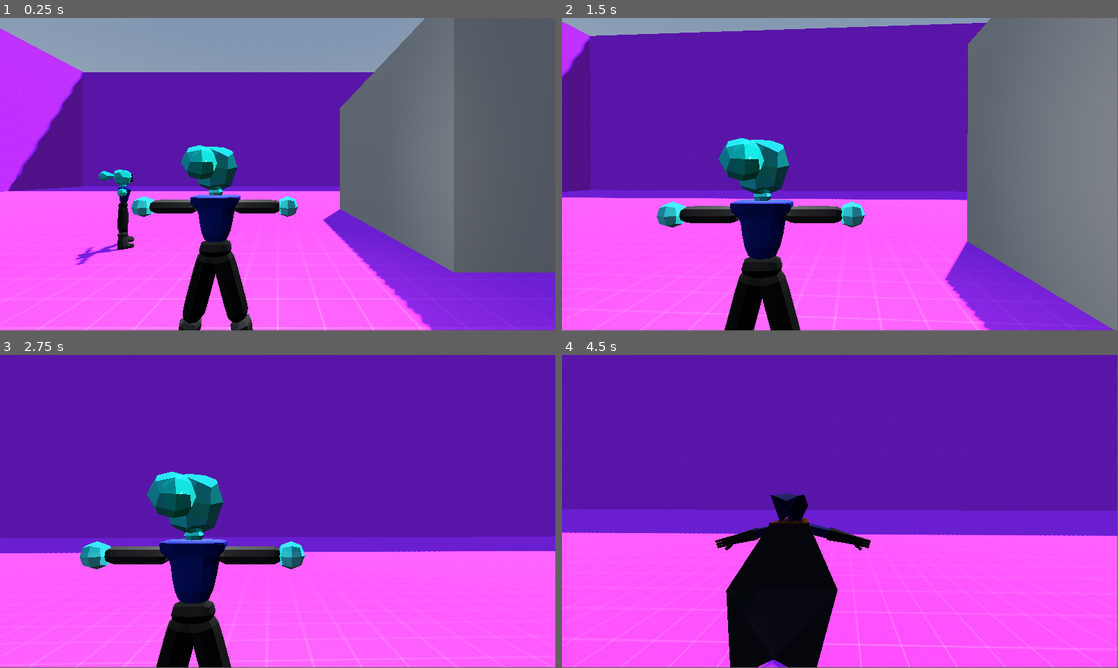
Above: before the commit, frames 1-4 (two rows, left to right).
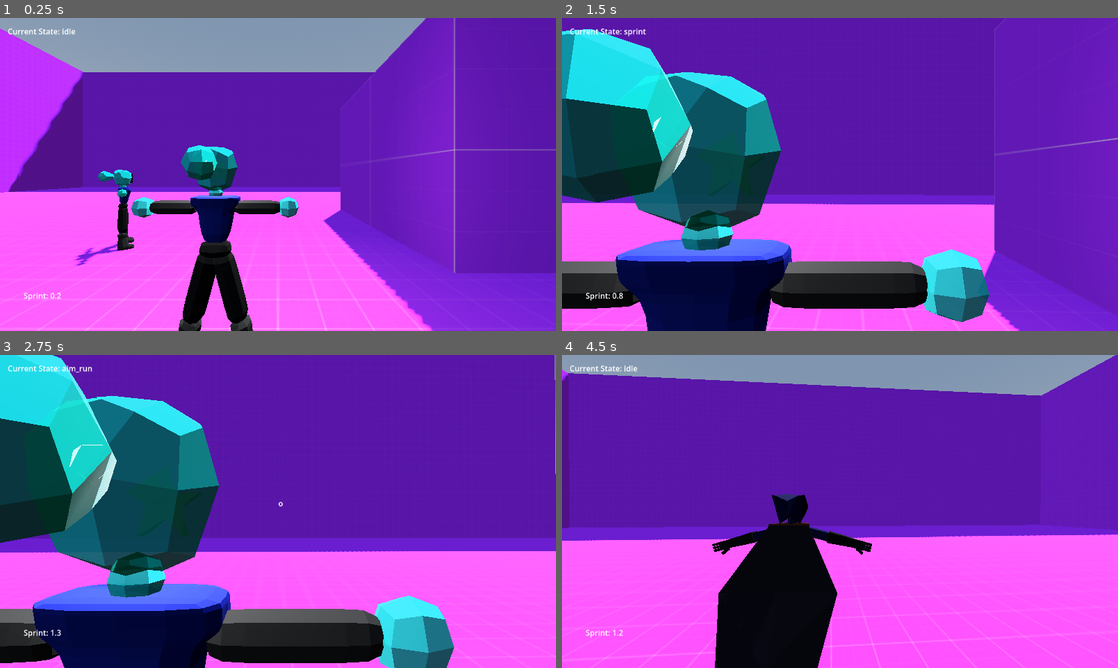
Above: after the commit, the same moments.

Repository: Epic12Terrarian/thirdPersonGame
Game: Godot game, scene res://levels/testLobby.tscn
Two runs of this game, one before a commit and one after it. Both use one fixed random seed, a clock stepped at 60 frames per second and the inputs below.
Inputs (mouse positions are in pixels of both pictures, inside the frame that each line leads up to):
- Up to frame 1 (0.25 s): no input
- Up to frame 2 (1.5 s): tap Enter (ui_accept) at 0.5, 0.77 s; move the mouse to (867, 171) at 0.52 s; hold Right mouse button (aim) 0.53-1.28 s; hold W (up) from 0.53 s (still down); tap Shift (sprint) at 0.8, 1.35 s; move the mouse to (812, 174) at 1.27 s
- Up to frame 3 (2.75 s): keep holding W (up); tap Enter (ui_accept) at 1.52 s; right-click (250, 511) at 1.55 s; move the mouse to (289, 505) at 2.02 s; hold Right mouse button (aim) from 2.03 s (still down); tap Shift (sprint) at 2.3 s
- Up to frame 4 (4.5 s): move the mouse to (834, 514) at 2.77 s; release Right mouse button (aim) at 2.78 s; tap Tab (model_swap) at 2.85 s; tap Enter (ui_accept) at 3.02, 3.77 s; right-click (834, 514) at 3.05 s; move the mouse to (878, 514) at 3.52 s; hold Shift (sprint) 3.53-4.25 s; tap Escape (ui_cancel) at 4.15 s; release W (up) at 4.25 s; click (828, 577) at 4.25 s, where only the run after the commit has a clickable "RESUME"
In our replay, the window is 799x449 before the commit and 800x450 after it. These sizes can differ from the game's own. Grey fills any space a smaller window leaves; there, only what the larger window draws over its background counts as a difference.

The runs differ from the first frame. In frame 1, 29% of the frame differs, in the area x 0-100%, y 0-100%; in frame 2, 63%; in frame 3, 39%; in frame 4, 18%.

Commit message:
pause menu is real also with options for toggling sprint and aiming

Diff:
--- a/box.tscn
+++ b/box.tscn
@@ -1,4 +1,6 @@
 [gd_scene format=3 uid="uid://bde5r61ghq5gf"]
+
+[ext_resource type="Material" uid="uid://deyjayd7v4trd" path="res://assets/kenney_prototype-textures/protoPurple.tres" id="1_g2tbl"]
 
 [sub_resource type="BoxShape3D" id="BoxShape3D_3xd07"]
 
@@ -12,4 +14,5 @@
 shape = SubResource("BoxShape3D_3xd07")
 
 [node name="MeshInstance3D" type="MeshInstance3D" parent="StaticBody3D/CollisionShape3D" unique_id=117095681]
+material_overlay = ExtResource("1_g2tbl")
 mesh = SubResource("BoxMesh_jq8tk")
--- a/player/camera.gd
+++ b/player/camera.gd
@@ -46,11 +46,11 @@
 
 
 func _input(event: InputEvent) -> void:
-	if event.is_action_pressed("ui_cancel"):
-		if Input.get_mouse_mode() == Input.MOUSE_MODE_CAPTURED:
-			Input.set_mouse_mode(Input.MOUSE_MODE_VISIBLE)
-		else:
-			Input.set_mouse_mode(Input.MOUSE_MODE_CAPTURED)
+	#if event.is_action_pressed("ui_cancel"):
+	#	if Input.get_mouse_mode() == Input.MOUSE_MODE_CAPTURED:
+	#		Input.set_mouse_mode(Input.MOUSE_MODE_VISIBLE)
+	#	else:
+	#		Input.set_mouse_mode(Input.MOUSE_MODE_CAPTURED)
 
 	if event is InputEventMouseMotion:
 		var mouse_event: Vector2 = event.screen_relative * mouse_sensitivity
@@ -59,17 +59,17 @@
 	if event.is_action_pressed("swap_camera_alignment"):
 		swap_camera_alignment()
 
-	if event.is_action_pressed("sprint"):
-		enter_sprint()
+	#if event.is_action_pressed("sprint"):
+	#	enter_sprint()
 
-	if event.is_action_released("sprint"):
-		exit_sprint()
+	#if event.is_action_released("sprint"):
+	#	exit_sprint()
 
-	if event.is_action_pressed("aim"):
-		enter_aim()
+	#if event.is_action_pressed("aim"):
+	#	enter_aim()
 
-	if event.is_action_released("aim"):
-		exit_aim()
+	#if event.is_action_released("aim"):
+	#	exit_aim()
 
 	if event.is_action_pressed("model_swap"):
 		match player:
--- /dev/null
+++ b/player/motionVarAccess.gd
@@ -0,0 +1,14 @@
+extends Motion
+
+@onready var sprint_tag = $"../SprintLabel"
+@onready var current_state = $"../current_state"
+
+# Called when the node enters the scene tree for the first time.
+func _ready() -> void:
+	pass # Replace with function body.
+
+
+# Called every frame. 'delta' is the elapsed time since the previous frame.
+func _process(_delta: float) -> void:
+	sprint_tag.text = "Sprint: " + str(stamina).pad_decimals(1)
+	current_state.text = "Current State: " + last_state
--- /dev/null
+++ b/player/movement_stats.gd
@@ -0,0 +1,5 @@
+extends Resource
+class_name MovementStats
+
+@export var max_stamina: float = 3.5
+@export var minimum_stamina_to_sprint: float = 0.5
--- /dev/null
+++ b/player/pause_menu.gd
@@ -0,0 +1,51 @@
+extends Node2D
+
+@onready var the_pause_menu = $"."
+@onready var button_resume = $resume_Button
+@onready var motion_vars = $"../motionVarAccess"
+@onready var toggle_sprint_button = $toggle_sprint
+@onready var toggle_aim_button = $toggle_aim
+@onready var quit_button = $quit
+var firstTimePressed = true
+
+func _input(event: InputEvent) -> void:
+	if event.is_action_pressed("ui_cancel"):
+		if firstTimePressed:
+			pause()
+			firstTimePressed = false
+		else:
+			firstTimePressed = true
+			unpause()
+
+func pause() -> void:
+	Input.set_mouse_mode(Input.MOUSE_MODE_VISIBLE)
+	get_tree().paused = true
+	toggle_sprint_button.text = "TOGGLE_SPRINT: " + str(motion_vars.toggle_sprint)
+	toggle_aim_button.text = "TOGGLE_AIM: " + str(motion_vars.toggle_aim)
+	the_pause_menu.visible = true
+
+func unpause() -> void:
+	get_tree().paused = false
+	the_pause_menu.visible = false
+	Input.set_mouse_mode(Input.MOUSE_MODE_CAPTURED)
+
+func toggle_sprint() -> void:
+	toggle_sprint_button.text = "TOGGLE_SPRINT: " + str(motion_vars.toggle_sprint)
+	match motion_vars.toggle_sprint:
+		true:
+			motion_vars.toggle_sprint = false
+		false:
+			motion_vars.toggle_sprint = true
+	toggle_sprint_button.text = "TOGGLE_SPRINT: " + str(motion_vars.toggle_sprint)
+
+func toggle_aim() -> void:
+	toggle_aim_button.text = "TOGGLE_AIM: " + str(motion_vars.toggle_aim)
+	match motion_vars.toggle_aim:
+		true:
+			motion_vars.toggle_aim = false
+		false:
+			motion_vars.toggle_aim = true
+	toggle_aim_button.text = "TOGGLE_AIM: " + str(motion_vars.toggle_aim)
+
+func quit() -> void:
+	get_tree().quit()
--- a/player/player.gd
+++ b/player/player.gd
@@ -1,7 +1,7 @@
 extends CharacterBody3D
 
 
-const SPEED = 3.5
+const SPEED = 3
 const JUMP_VELOCITY = 4.5
 const GRAV_MULTIPLIER = 3.5
 
@@ -9,6 +9,7 @@
 	velocity = vel
 
 func _physics_process(_delta: float) -> void:
+
 	## Add the gravity.
 	#if not is_on_floor():
 	#	velocity += get_gravity() * GRAV_MULTIPLIER * delta
--- a/player/player.tscn
+++ b/player/player.tscn
@@ -8,8 +8,11 @@
 [ext_resource type="Script" uid="uid://ywvplr0fibio" path="res://player/state_machine/player_state_machine/states/idle.gd" id="6_g6k8r"]
 [ext_resource type="Script" uid="uid://hi36a08begh5" path="res://player/state_machine/player_state_machine/states/run.gd" id="7_hg6s5"]
 [ext_resource type="Script" uid="uid://bal7e3035864m" path="res://player/state_machine/player_state_machine/states/sprint.gd" id="8_8t03j"]
-[ext_resource type="Script" uid="uid://bespj2lbw1mr4" path="res://player/state_machine/player_state_machine/states/aim.gd" id="9_2ieo8"]
+[ext_resource type="Script" uid="uid://bespj2lbw1mr4" path="res://player/state_machine/player_state_machine/states/aim_idle.gd" id="9_2ieo8"]
 [ext_resource type="Script" uid="uid://dv6e8ibenetgp" path="res://player/state_machine/player_state_machine/states/airborne.gd" id="10_8t03j"]
+[ext_resource type="Script" uid="uid://0lwnmkhh5l74" path="res://player/motionVarAccess.gd" id="11_2ieo8"]
+[ext_resource type="Script" uid="uid://dj048jqg6h2y" path="res://player/state_machine/player_state_machine/states/aim_run.gd" id="11_ebec5"]
+[ext_resource type="Script" uid="uid://u1ypljip4y46" path="res://player/pause_menu.gd" id="14_kb6p2"]
 
 [sub_resource type="CapsuleShape3D" id="CapsuleShape3D_oyhfb"]
 radius = 0.4
@@ -69,19 +72,95 @@
 
 [node name="StateMachines" type="Node" parent="." unique_id=879889618 node_paths=PackedStringArray("start_state")]
 script = ExtResource("5_qjkh3")
-start_state = NodePath("Idle")
+start_state = NodePath("idle")
 
-[node name="Idle" type="Node" parent="StateMachines" unique_id=645707080]
+[node name="idle" type="Node" parent="StateMachines" unique_id=645707080]
 script = ExtResource("6_g6k8r")
 
-[node name="Run" type="Node" parent="StateMachines" unique_id=57361447]
+[node name="run" type="Node" parent="StateMachines" unique_id=57361447]
 script = ExtResource("7_hg6s5")
 
-[node name="Sprint" type="Node" parent="StateMachines" unique_id=1723301032]
+[node name="sprint" type="Node" parent="StateMachines" unique_id=1723301032]
 script = ExtResource("8_8t03j")
 
-[node name="Aim" type="Node" parent="StateMachines" unique_id=1780353978]
+[node name="aim_idle" type="Node" parent="StateMachines" unique_id=1780353978]
 script = ExtResource("9_2ieo8")
 
-[node name="Airborne" type="Node" parent="StateMachines" unique_id=1564850581]
+[node name="airborne" type="Node" parent="StateMachines" unique_id=1564850581]
 script = ExtResource("10_8t03j")
+
+[node name="aim_run" type="Node" parent="StateMachines" unique_id=1618391347]
+script = ExtResource("11_ebec5")
+
+[node name="UI" type="Node2D" parent="." unique_id=2017253553]
+
+[node name="current_state" type="Label" parent="UI" unique_id=545871780]
+offset_left = 16.0
+offset_top = 16.0
+offset_right = 129.0
+offset_bottom = 39.0
+text = "Current State: "
+
+[node name="SprintLabel" type="Label" parent="UI" unique_id=512585072]
+offset_left = 49.0
+offset_top = 563.0
+offset_right = 164.0
+offset_bottom = 596.0
+text = "Sprint: 0"
+
+[node name="motionVarAccess" type="Node" parent="UI" unique_id=2056448968]
+script = ExtResource("11_2ieo8")
+
+[node name="crosshairTemp" type="Label" parent="UI" unique_id=745103718]
+visible = false
+offset_left = 576.0
+offset_top = 296.0
+offset_right = 616.0
+offset_bottom = 319.0
+text = "o"
+
+[node name="pause_menu" type="Node2D" parent="UI" unique_id=101706651]
+process_mode = 3
+visible = false
+script = ExtResource("14_kb6p2")
+
+[node name="resume_Button" type="Button" parent="UI/pause_menu" unique_id=999367569]
+anchors_preset = 7
+anchor_left = 0.5
+anchor_top = 1.0
+anchor_right = 0.5
+anchor_bottom = 1.0
+offset_left = 520.0
+offset_top = 448.0
+offset_right = 592.0
+offset_bottom = 479.0
+grow_horizontal = 2
+grow_vertical = 0
+text = "RESUME"
+
+[node name="quit" type="Button" parent="UI/pause_menu" unique_id=1171859550]
+offset_left = 520.0
+offset_top = 384.0
+offset_right = 567.0
+offset_bottom = 415.0
+text = "QUIT"
+
+[node name="toggle_sprint" type="Button" parent="UI/pause_menu" unique_id=1050862454]
+offset_left = 448.0
+offset_top = 128.0
+offset_right = 586.0
+offset_bottom = 159.0
+text = "TOGGLE_SPRINT:
+"
+
+[node name="toggle_aim" type="Button" parent="UI/pause_menu" unique_id=226890882]
+offset_left = 448.0
+offset_top = 64.0
+offset_right = 565.0
+offset_bottom = 95.0
+text = "TOGGLE_AIM: "
+
+[connection signal="pressed" from="UI/pause_menu/resume_Button" to="UI/pause_menu" method="unpause"]
+[connection signal="pressed" from="UI/pause_menu/quit" to="UI/pause_menu" method="quit"]
+[connection signal="pressed" from="UI/pause_menu/toggle_sprint" to="UI/pause_menu" method="toggle_sprint"]
+[connection signal="pressed" from="UI/pause_menu/toggle_aim" to="UI/pause_menu" method="toggle_aim"]
--- a/player/state_machine/player_state_machine/states/aim.gd
+++ /dev/null
@@ -1 +0,0 @@
-extends Motion
--- /dev/null
+++ b/player/state_machine/player_state_machine/states/aim_idle.gd
@@ -0,0 +1,46 @@
+extends Motion
+
+@onready var crosshair = $"../../UI/crosshairTemp"
+
+func _enter() -> void:
+	print(name)
+	last_state = name
+	velocity.y = 0
+	camera.enter_aim()
+	crosshair.visible = true
+
+func _state_input(_event: InputEvent) -> void:
+	if _event.is_action_released("aim"): #toggle aim false
+		if !toggle_aim:
+			if direction == Vector3.ZERO:
+				finished.emit("idle")
+				camera.exit_aim()
+				crosshair.visible = false
+			if direction != Vector3.ZERO:
+				finished.emit("run")
+				camera.exit_aim()
+				crosshair.visible = false
+	if _event.is_action_pressed("aim"): #toggle aim true
+		if toggle_aim:
+			if direction == Vector3.ZERO:
+				finished.emit("idle")
+				camera.exit_aim()
+				crosshair.visible = false
+			if direction != Vector3.ZERO:
+				finished.emit("run")
+				camera.exit_aim()
+				crosshair.visible = false
+
+func _update(_delta: float) -> void:
+	set_direction()
+	calculate_velocity(AIM_SPEED, direction, _delta)
+
+	if stamina <= MAX_STAMINA:
+		stamina += _delta / IDLE_STAMINA_REGEN_MODIFIER
+
+	if !is_on_floor():
+		finished.emit("airborne")
+		camera.exit_aim()
+		crosshair.visible = false
+	if direction != Vector3.ZERO:
+		finished.emit("aim_run")
--- /dev/null
+++ b/player/state_machine/player_state_machine/states/aim_run.gd
@@ -0,0 +1,46 @@
+extends Motion
+
+@onready var crosshair = $"../../UI/crosshairTemp"
+
+func _enter() -> void:
+	print(name)
+	last_state = name
+	velocity.y = 0
+	camera.enter_aim()
+	crosshair.visible = true
+
+func _state_input(_event: InputEvent) -> void:
+	if _event.is_action_released("aim"): #toggle aim false
+		if !toggle_aim:
+			if direction == Vector3.ZERO:
+				finished.emit("idle")
+				camera.exit_aim()
+				crosshair.visible = false
+			if direction != Vector3.ZERO:
+				finished.emit("run")
+				camera.exit_aim()
+				crosshair.visible = false
+	if _event.is_action_pressed("aim"): #toggle aim true
+		if toggle_aim:
+			if direction == Vector3.ZERO:
+				finished.emit("idle")
+				camera.exit_aim()
+				crosshair.visible = false
+			if direction != Vector3.ZERO:
+				finished.emit("run")
+				camera.exit_aim()
+				crosshair.visible = false
+
+func _update(_delta: float) -> void:
+	set_direction()
+	calculate_velocity(AIM_SPEED, direction, _delta)
+
+	if stamina <= MAX_STAMINA:
+		stamina += _delta / RUN_STAMINA_REGEN_MODIFIER
+
+	if !is_on_floor():
+		finished.emit("airborne")
+		camera.exit_aim()
+		crosshair.visible = false
+	if direction == Vector3.ZERO:
+		finished.emit("aim_idle")
--- a/player/state_machine/player_state_machine/states/airborne.gd
+++ b/player/state_machine/player_state_machine/states/airborne.gd
@@ -2,10 +2,12 @@
 
 func _enter() -> void:
 	print(name)
+	last_state = name
+
 
 func _update(_delta: float) -> void:
 	calculate_velocity(SPEED,direction,_delta)
 	calculate_gravity(_delta)
 
-	if direction == Vector3.ZERO:
+	if is_on_floor():
 		finished.emit("idle")
--- a/player/state_machine/player_state_machine/states/idle.gd
+++ b/player/state_machine/player_state_machine/states/idle.gd
@@ -2,10 +2,21 @@
 
 func _enter() -> void:
 	print(name)
+	last_state = name
+	velocity.y = 0
+
+func _state_input(_event: InputEvent) -> void:
+	if _event.is_action_pressed("aim"):
+		finished.emit("aim_idle")
 
 func _update(_delta: float) -> void:
 	set_direction()
 	calculate_velocity(SPEED, direction, _delta)
 
+	if stamina <= MAX_STAMINA:
+		stamina += _delta / IDLE_STAMINA_REGEN_MODIFIER
+
+	if !is_on_floor():
+		finished.emit("airborne")
 	if direction != Vector3.ZERO:
-		finished.emit("Run")
+		finished.emit("run")
--- a/player/state_machine/player_state_machine/states/motion.gd
+++ b/player/state_machine/player_state_machine/states/motion.gd
@@ -1,16 +1,36 @@
 extends State
 class_name Motion
 
+@onready var camera = $"../../camera"
+
 signal velocity_updated(vel: Vector3)
+signal paused(vel: bool)
 
 const SPEED: float = 3.5
-const JUMP_VELOCITY: float = 4.5
-const GRAVITY: float = -9.8
+const SPRINT_SPEED: float = 3.0
+const AIM_SPEED: float = 2.0
+const GRAVITY: float = -15
 const ACCELERATION: float = 1000
+const MAX_STAMINA: float = 5
+const IDLE_STAMINA_REGEN_MODIFIER = 1
+const RUN_STAMINA_REGEN_MODIFIER = 2
+
+static var toggle_sprint : bool = true
+static var toggle_aim : bool = false
+static var last_state : String = "hi"
+static var last_velocity : Vector3 = Vector3.ZERO
+static var last_direction : Vector3 = Vector3.ZERO
 
 static var input_direction : Vector2 = Vector2.ZERO
 static var direction : Vector3 = Vector3.ZERO
 static var velocity : Vector3 = Vector3.ZERO
+static var stamina : float = 0
+
+func pause() -> void:
+	paused.emit(true)
+
+func unpause() -> void:
+	paused.emit(false)
 
 func _ready() -> void:
 	velocity_updated.connect(owner.set_velocity_from_motion)
@@ -27,3 +47,6 @@
 func calculate_gravity(delta: float) -> void:
 	if not owner.is_on_floor():
 		velocity.y += GRAVITY * delta
+
+func is_on_floor() -> bool:
+	return owner.is_on_floor()
--- a/player/state_machine/player_state_machine/states/run.gd
+++ b/player/state_machine/player_state_machine/states/run.gd
@@ -2,10 +2,23 @@
 
 func _enter() -> void:
 	print(name)
+	last_state = name
+	velocity.y = 0
+
+func _state_input(_event: InputEvent) -> void:
+	if _event.is_action_pressed("sprint") and stamina > 0.5:
+		finished.emit("sprint")
+	if _event.is_action_pressed("aim"):
+		finished.emit("aim_run")
 
 func _update(_delta: float) -> void:
 	set_direction()
 	calculate_velocity(SPEED, direction, _delta)
 
+	if stamina <= MAX_STAMINA:
+		stamina += _delta / RUN_STAMINA_REGEN_MODIFIER
+
+	if !is_on_floor():
+		finished.emit("airborne")
 	if direction == Vector3.ZERO:
-		finished.emit("Idle")
+		finished.emit("idle")
--- a/player/state_machine/player_state_machine/states/sprint.gd
+++ b/player/state_machine/player_state_machine/states/sprint.gd
@@ -1 +1,36 @@
 extends Motion
+
+func _enter() -> void:
+	print(name)
+	last_state = name
+	velocity.y = 0
+	camera.enter_sprint()
+
+func _state_input(_event: InputEvent) -> void:
+	if _event.is_action_pressed("sprint"): #toggle sprint true
+		if toggle_sprint:
+			camera.exit_sprint()
+			finished.emit("run")
+	if _event.is_action_released("sprint"): #toggle sprint false
+		if !toggle_sprint:
+			camera.exit_sprint()
+			finished.emit("run")
+	if _event.is_action_pressed("aim"):
+		camera.exit_sprint()
+		finished.emit("aim_run")
+
+func _update(_delta: float) -> void:
+	set_direction()
+	calculate_velocity(SPRINT_SPEED, direction, _delta)
+
+	stamina -= _delta
+
+	if stamina <= 0:
+		camera.exit_sprint()
+		finished.emit("run")
+	if !is_on_floor():
+		camera.exit_sprint()
+		finished.emit("airborne")
+	if direction == Vector3.ZERO:
+		camera.exit_sprint()
+		finished.emit("idle")
--- a/player/state_machine/state_machine.gd
+++ b/player/state_machine/state_machine.gd
@@ -26,6 +26,7 @@
 func _initialize(state: State) -> void:
 	current_state = state
 	current_state._enter()
+	_set_active(true) #remove this later when adding menus and whatnot
 
 func _set_active(value: bool) -> void:
 	_active = value
--- a/project.godot
+++ b/project.godot
@@ -14,6 +14,10 @@
 run/main_scene="uid://hmm2uktxsygi"
 config/features=PackedStringArray("4.7", "GL Compatibility")
 config/icon="res://icon.svg"
+
+[display]
+
+window/stretch/mode="viewport"
 
 [input]
 
Not shown, added: player/motionVarAccess.gd.uid
Not shown, added: player/movement_stats.gd.uid
Not shown, added: player/pause_menu.gd.uid
Renamed: player/state_machine/player_state_machine/states/aim.gd.uid -> player/state_machine/player_state_machine/states/aim_idle.gd.uid
Not shown, added: player/state_machine/player_state_machine/states/aim_run.gd.uid
